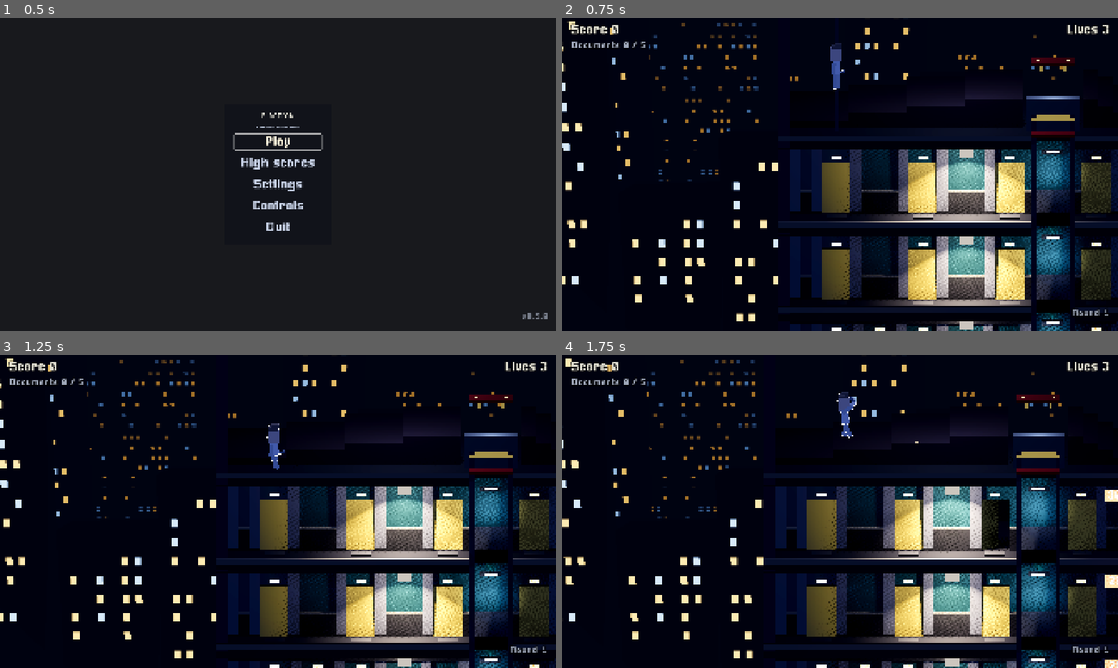
Above: before the commit, frames 1-4 (two rows, left to right).
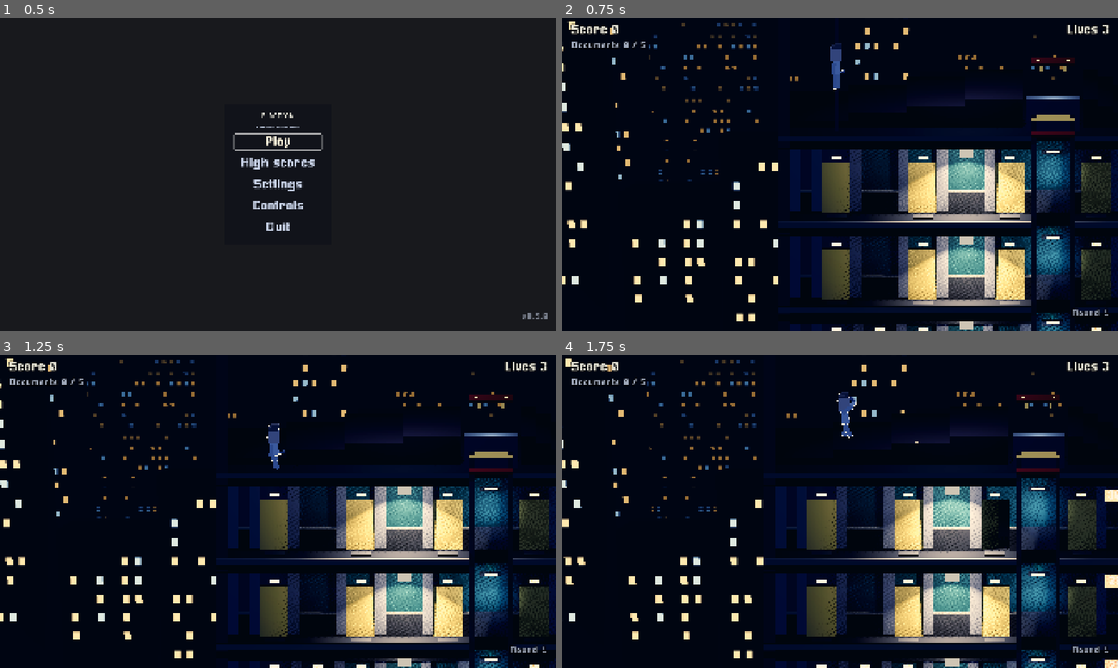
Above: after the commit, the same moments.

Repository: BalashovDmitriy/elaction
Game: Godot game, scene res://src/main.tscn
Same seed, same stepped clock (60 frames per second), same inputs: the game is played once before the commit and once after it.
Inputs (mouse positions are in pixels of both pictures, inside the frame that each line leads up to):
- Up to frame 1 (0.5 s): no input
- Up to frame 2 (0.75 s): click "Play" at 0.5 s
- Up to frame 3 (1.25 s): no input
- Up to frame 4 (1.75 s): tap Enter at 1.25 s; move the mouse to (962, 495) at 1.27 s; hold Right (move_right) from 1.28 s (still down); tap X (shoot) at 1.35 s; click (962, 495) at 1.42 s; tap Space (jump) at 1.52 s

Frame 1 is identical in both runs. In frame 2, 0.5% of the frame differs, in the area x 0-97%, y 16-100%; in frame 3, 0.5%; in frame 4, 0.6%, in the area x 0-100%, y 12-100%.

Commit message:
feat(m20): нуар-тон, качество графики, CI
Тон кадра кривыми по каналам, контраст и насыщенность. Три уровня
качества (Graphics): отражения, контактные тени, объёмный туман, тени ламп,
разрешение города и дождь — в настройках, применяются сразу группой.
Город в расфокусе своей камеры и не рисуется, когда здание закрывает кадр.

CI падал на PR через раз: полоса выпуска агентов бралась из сглаженного
кадра камеры, который едет по настенным часам. Физика берёт кадр правил.

Co-Authored-By: Claude Opus 5.5 (1M context) <noreply@anthropic.com>

Diff:
--- a/assets/i18n/ui.csv
+++ b/assets/i18n/ui.csv
@@ -30,6 +30,10 @@
 UI_DIFFICULTY_1,Normal,Обычная
 UI_DIFFICULTY_2,Hard,Трудная
 UI_DIFFICULTY_3,Hardest,Очень трудная
+UI_QUALITY,Graphics,Графика
+UI_QUALITY_0,Low,Низкая
+UI_QUALITY_1,Medium,Средняя
+UI_QUALITY_2,High,Высокая
 UI_LANGUAGE_RU,Русский,Русский
 UI_LANGUAGE_EN,English,English
 UI_MOVE,Move,Движение
--- a/src/levels/city_backdrop.gd
+++ b/src/levels/city_backdrop.gd
@@ -27,6 +27,13 @@
 ## замыслу, а целый второй кадр в полном разрешении стоил бы вдвое.
 const RESOLUTION_SHARE: float = 0.5
 
+## Расфокус города (ADR-0030, решение 2): резко до ближнего ряда, дальше —
+## размыто, и тем сильнее, чем дальше. Плоскость игры не трогается — у основной
+## камеры глубины резкости нет.
+const BLUR_FROM: float = 90.0
+const BLUR_OVER: float = 140.0
+const BLUR_AMOUNT: float = 0.06
+
 ## Дом — тёмная коробка: его видно дымкой и окнами, а не гранями.
 const FACADE := Color(0.012, 0.014, 0.022)
 
@@ -50,10 +57,13 @@
 var _view: SubViewport = null
 var _camera: Camera3D = null
 var _ground: float = 0.0
+var _rules: BuildingRules = null
+var _rain_node: GPUParticles3D = null
 
 
 ## Строит город вдоль здания по правилам и сиду, с погодой [param weather].
 func build(rules: BuildingRules, building_seed: int, weather: Weather.Kind) -> void:
+	_rules = rules
 	_ground = WorldSpace.height_to_scene(rules.floor_surface(rules.floors - 1))
 	_view = SubViewport.new()
 	_view.name = "CityView"
@@ -69,13 +79,20 @@
 	_camera.projection = Camera3D.PROJECTION_PERSPECTIVE
 	_camera.far = 700.0
 	_camera.current = true
+	var focus := CameraAttributesPractical.new()
+	focus.dof_blur_far_enabled = true
+	focus.dof_blur_far_distance = BLUR_FROM
+	focus.dof_blur_far_transition = BLUR_OVER
+	focus.dof_blur_amount = BLUR_AMOUNT
+	_camera.attributes = focus
 	_view.add_child(_camera)
 
 	var blocks := CityPlan.generate(building_seed, 0.0, rules.width)
 	_view.add_child(_facades(blocks))
 	_view.add_child(_windows(blocks))
 	if Weather.is_raining(weather):
-		_camera.add_child(_rain())
+		_rain_node = _rain()
+		_camera.add_child(_rain_node)
 
 	var layer := CanvasLayer.new()
 	layer.name = "CityLayer"
@@ -91,7 +108,8 @@
 	layer.add_child(picture)
 
 	get_viewport().size_changed.connect(_fit_view)
-	_fit_view()
+	add_to_group(Graphics.GROUP)
+	apply_graphics()
 
 
 ## Настраивает основной воздух так, чтобы он рисовал город фоном.
@@ -141,6 +159,15 @@
 	var main := get_viewport().get_camera_3d()
 	if main == null or _camera == null:
 		return
+	# Здание закрыло кадр целиком — город не виден, и второй кадр не рисуется
+	# (ADR-0030, решение 7).
+	var side := main as SideCamera
+	var visible := side == null or is_visible_around(_rules, side.view())
+	_view.render_target_update_mode = (
+		SubViewport.UPDATE_ALWAYS if visible else SubViewport.UPDATE_DISABLED
+	)
+	if not visible:
+		return
 	var place := main.global_position
 	# На оси основной камеры, только дальше от плоскости игры: основная стоит
 	# выше цели на свой наклон, и камера города, поставленная прямо против
@@ -151,6 +178,26 @@
 		_camera.fov = rad_to_deg(2.0 * atan(main.size * 0.5 / CAMERA_DISTANCE))
 
 
+## Виден ли город в кадре [param view] (координаты правил): да, если в кадр
+## попала крыша или небо над ней, или если хоть один этаж в кадре уже кадра.
+static func is_visible_around(rules: BuildingRules, view: Rect2) -> bool:
+	if view.position.y < rules.floor_surface(BuildingRules.ROOF):
+		return true
+	var span := VisibleFloors.around(rules, view)
+	for index in range(span.x, span.y + 1):
+		var bounds := rules.floor_span(clampi(index, 0, rules.floors - 1))
+		if view.position.x < bounds.x or view.end.x > bounds.y:
+			return true
+	return false
+
+
+## Разрешение и дождь по уровню качества (ADR-0030, решение 5).
+func apply_graphics() -> void:
+	_fit_view()
+	if _rain_node != null:
+		_rain_node.amount = maxi(int(float(RAIN_DROPS) * Graphics.rain_share()), 1)
+
+
 func _fit_view() -> void:
 	# Уровень снимают с дерева раньше, чем освобождают (main.gd, _drop_level), а
 	# подписка на размер окна живёт до освобождения: вне дерева вьюпорта нет.
@@ -158,7 +205,8 @@
 		return
 	var window := get_viewport().get_visible_rect().size
 	_view.size = Vector2i(
-		maxi(int(window.x * RESOLUTION_SHARE), 1), maxi(int(window.y * RESOLUTION_SHARE), 1)
+		maxi(int(window.x * Graphics.city_share()), 1),
+		maxi(int(window.y * Graphics.city_share()), 1)
 	)
 
 
--- a/src/levels/greybox_level.gd
+++ b/src/levels/greybox_level.gd
@@ -334,7 +334,10 @@
 		_slide_along(delta)
 		return
 
-	var view := otto.camera_view()
+	# Кадр правил, а не сглаженный кадр игрока: тот едет в _process по настенным
+	# часам, и полоса выпуска агентов после скачка Otto зависела от скорости
+	# машины — в CI тест боя падал через раз (M20).
+	var view := otto.camera_view(true)
 	if _car != null and _car.advance(delta, view):
 		building_cleared.emit()
 
--- a/src/systems/game_settings.gd
+++ b/src/systems/game_settings.gd
@@ -27,6 +27,8 @@
 ## Уровень сложности — DIP-переключатель автомата, 0–3: стартовый навык партии,
 ## к которому прибавляются пройденные здания (ADR-0027, решение 8).
 var difficulty: int = 0
+## Качество графики — [enum Graphics.Quality] (ADR-0030, решение 5).
+var quality: int = Graphics.Quality.HIGH
 
 
 ## Настройки с диска. Файла нет — значения по умолчанию, язык по локали системы.
@@ -44,6 +46,10 @@
 	settings.fullscreen = bool(file.get_value(SECTION, "fullscreen", settings.fullscreen))
 	settings.difficulty = clampi(
 		int(file.get_value(SECTION, "difficulty", settings.difficulty)), 0, DIFFICULTIES - 1
+	)
+
+	settings.quality = clampi(
+		int(file.get_value(SECTION, "quality", settings.quality)), 0, Graphics.Quality.size() - 1
 	)
 
 	var saved := String(file.get_value(SECTION, "locale", settings.locale))
@@ -66,6 +72,7 @@
 	file.set_value(SECTION, "locale", locale)
 	file.set_value(SECTION, "fullscreen", fullscreen)
 	file.set_value(SECTION, "difficulty", difficulty)
+	file.set_value(SECTION, "quality", quality)
 	file.save(path)
 
 
@@ -85,6 +92,7 @@
 	)
 	if DisplayServer.window_get_mode() != mode:
 		DisplayServer.window_set_mode(mode)
+	Graphics.broadcast(quality as Graphics.Quality)
 
 
 ## Громкость шины по её имени. Нужна меню: ползунков три, а полей тоже три,
--- /dev/null
+++ b/src/systems/graphics.gd
@@ -0,0 +1,76 @@
+class_name Graphics
+extends RefCounted
+
+## Уровень качества графики и то, что он включает (ADR-0030, решение 5).
+##
+## Одна таблица на весь проект: воздух, лампы и город спрашивают здесь, что им
+## можно, а не держат каждый свой порог. Правил игры уровень не касается —
+## темнота живёт в [FloorLighting], а не в картинке, и агент в темноте видит
+## Otto одинаково на любом уровне.
+##
+## Уровень меняется настройками прямо посреди партии: узлы, которым он важен,
+## стоят в группе [constant GROUP] и перестраиваются по [method broadcast].
+
+enum Quality { LOW, MEDIUM, HIGH }
+
+## Группа узлов, которые перестраиваются при смене уровня. Каждый из них
+## обязан уметь [code]apply_graphics()[/code].
+const GROUP := &"graphics"
+
+## Доля разрешения окна, в которой рисуется город, по уровню.
+const CITY_SHARE: Array[float] = [0.34, 0.5, 0.5]
+
+## Доля капель дождя по уровню.
+const RAIN_SHARE: Array[float] = [0.25, 0.5, 1.0]
+
+## Текущий уровень. Статический: его читают узлы, которые заводятся и
+## пересоздаются с каждым зданием, а настройки живут дольше любого из них.
+static var quality: Quality = Quality.HIGH
+
+
+## Отражения в полу — экранные, самые дорогие.
+static func reflections() -> bool:
+	return quality == Quality.HIGH
+
+
+## Контактные тени по углам.
+static func contact_shadows() -> bool:
+	return quality >= Quality.MEDIUM
+
+
+## Объёмный туман.
+static func volumetric_fog() -> bool:
+	return quality >= Quality.MEDIUM
+
+
+## Тень от конуса лампы.
+static func spot_shadows() -> bool:
+	return quality >= Quality.MEDIUM
+
+
+## Тень от заливки лампы — вторая тень на каждую лампу.
+static func fill_shadows() -> bool:
+	return quality == Quality.HIGH
+
+
+static func city_share() -> float:
+	return CITY_SHARE[quality]
+
+
+static func rain_share() -> float:
+	return RAIN_SHARE[quality]
+
+
+## Включает и выключает в воздухе то, что зависит от уровня.
+static func apply_to(environment: Environment) -> void:
+	environment.ssr_enabled = reflections()
+	environment.ssao_enabled = contact_shadows()
+	environment.volumetric_fog_enabled = volumetric_fog()
+
+
+## Ставит уровень и перестраивает всех, кому он важен.
+static func broadcast(level: Quality) -> void:
+	quality = level
+	var tree := Engine.get_main_loop() as SceneTree
+	if tree != null:
+		tree.call_group(GROUP, &"apply_graphics")
--- a/src/systems/lighting/atmosphere.gd
+++ b/src/systems/lighting/atmosphere.gd
@@ -33,6 +33,16 @@
 
 const EXPOSURE: float = 1.15
 
+## Тон кадра — ночной нуар по референсу (ADR-0030, решение 1): кривые по каналам
+## от холодных теней к тёплому свету, чуть больше контраста, чуть меньше цвета.
+## Игровые знаки светятся эмиссией поверх тона и яркими остаются.
+const NOIR_SHADOW := Color(0.0, 0.02, 0.05)
+const NOIR_MIDDLE := Color(0.31, 0.35, 0.39)
+const NOIR_LIGHT := Color(1.0, 0.96, 0.88)
+const NOIR_MIDDLE_AT: float = 0.35
+const CONTRAST: float = 1.08
+const SATURATION: float = 0.88
+
 
 ## Воздух здания с общим тоном [param ambient] — цветом палитры раунда.
 static func environment(ambient: Color) -> Environment:
@@ -60,4 +70,21 @@
 	air.glow_hdr_threshold = GLOW_THRESHOLD
 	air.tonemap_mode = Environment.TONE_MAPPER_ACES
 	air.tonemap_exposure = EXPOSURE
+
+	air.adjustment_enabled = true
+	air.adjustment_contrast = CONTRAST
+	air.adjustment_saturation = SATURATION
+	air.adjustment_color_correction = noir_curve()
+	Graphics.apply_to(air)
 	return air
+
+
+## Кривые тона: градиент, по которому каждый канал переводится из своего
+## значения в своё. Чёрный уходит в холодный синий, белый — в тёплый.
+static func noir_curve() -> GradientTexture1D:
+	var gradient := Gradient.new()
+	gradient.offsets = PackedFloat32Array([0.0, NOIR_MIDDLE_AT, 1.0])
+	gradient.colors = PackedColorArray([NOIR_SHADOW, NOIR_MIDDLE, NOIR_LIGHT])
+	var curve := GradientTexture1D.new()
+	curve.gradient = gradient
+	return curve
--- a/src/systems/lighting/lamp.gd
+++ b/src/systems/lighting/lamp.gd
@@ -89,6 +89,8 @@
 	_spot = _make_spot()
 	add_child(_spot)
 	_fill = _make_fill()
+	add_to_group(Graphics.GROUP)
+	apply_graphics()
 	add_child(_fill)
 
 
@@ -152,6 +154,13 @@
 func set_light_visible(on: bool) -> void:
 	_spot.visible = on
 	_fill.visible = on
+
+
+## Тени ламп по уровню качества (ADR-0030, решение 5): на низком без теней,
+## на среднем тень кладёт только конус.
+func apply_graphics() -> void:
+	_spot.shadow_enabled = Graphics.spot_shadows()
+	_fill.shadow_enabled = Graphics.fill_shadows()
 
 
 func _make_spot() -> SpotLight3D:
--- a/src/ui/menu.gd
+++ b/src/ui/menu.gd
@@ -167,6 +167,7 @@
 		_slider("UI_VOLUME_SFX", Sounds.SFX_BUS)
 		_languages()
 		_difficulty()
+		_quality()
 		_fullscreen()
 	_button("UI_BACK", _go_back)
 
@@ -297,6 +298,17 @@
 		choice.add_item(tr("UI_DIFFICULTY_%d" % level), level)
 	choice.select(settings.difficulty)
 	choice.item_selected.connect(_on_difficulty_selected)
+	row.add_child(choice)
+
+
+## Качество графики: три уровня (ADR-0030, решение 5).
+func _quality() -> void:
+	var row := _setting_row("UI_QUALITY")
+	var choice := OptionButton.new()
+	for level: int in Graphics.Quality.size():
+		choice.add_item(tr("UI_QUALITY_%d" % level), level)
+	choice.select(settings.quality)
+	choice.item_selected.connect(_on_quality_selected)
 	row.add_child(choice)
 
 
@@ -404,6 +416,12 @@
 	settings.save_to()
 
 
+func _on_quality_selected(index: int) -> void:
+	settings.quality = index
+	settings.apply()
+	settings.save_to()
+
+
 func _on_fullscreen_toggled(pressed: bool) -> void:
 	settings.fullscreen = pressed
 	settings.apply()
Not shown, added: src/systems/graphics.gd.uid
Not shown, changed: docs/STATUS.md
